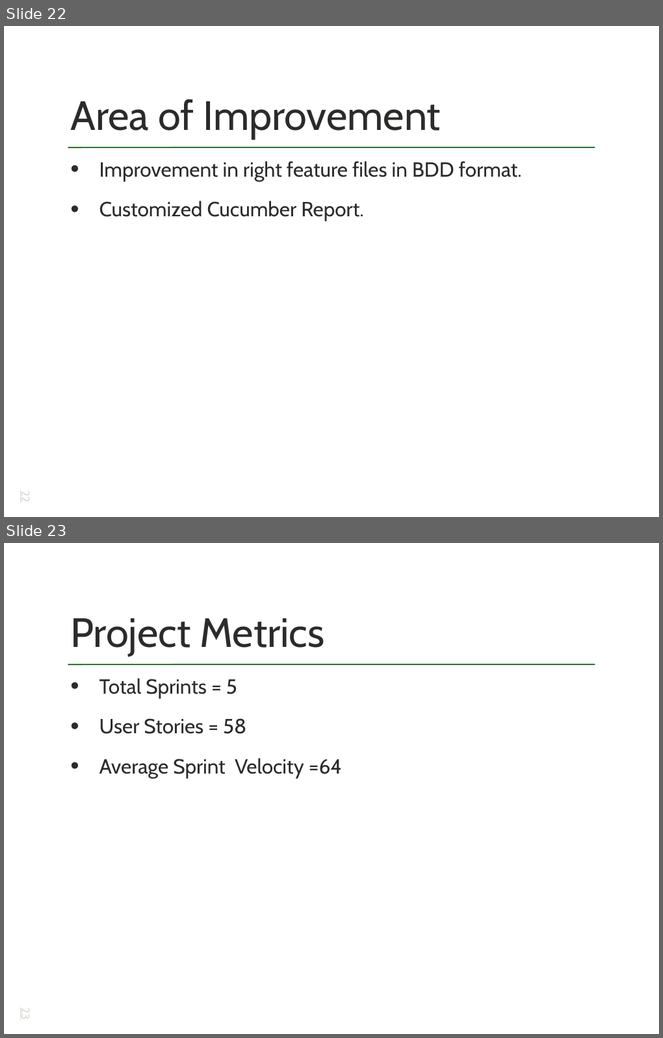
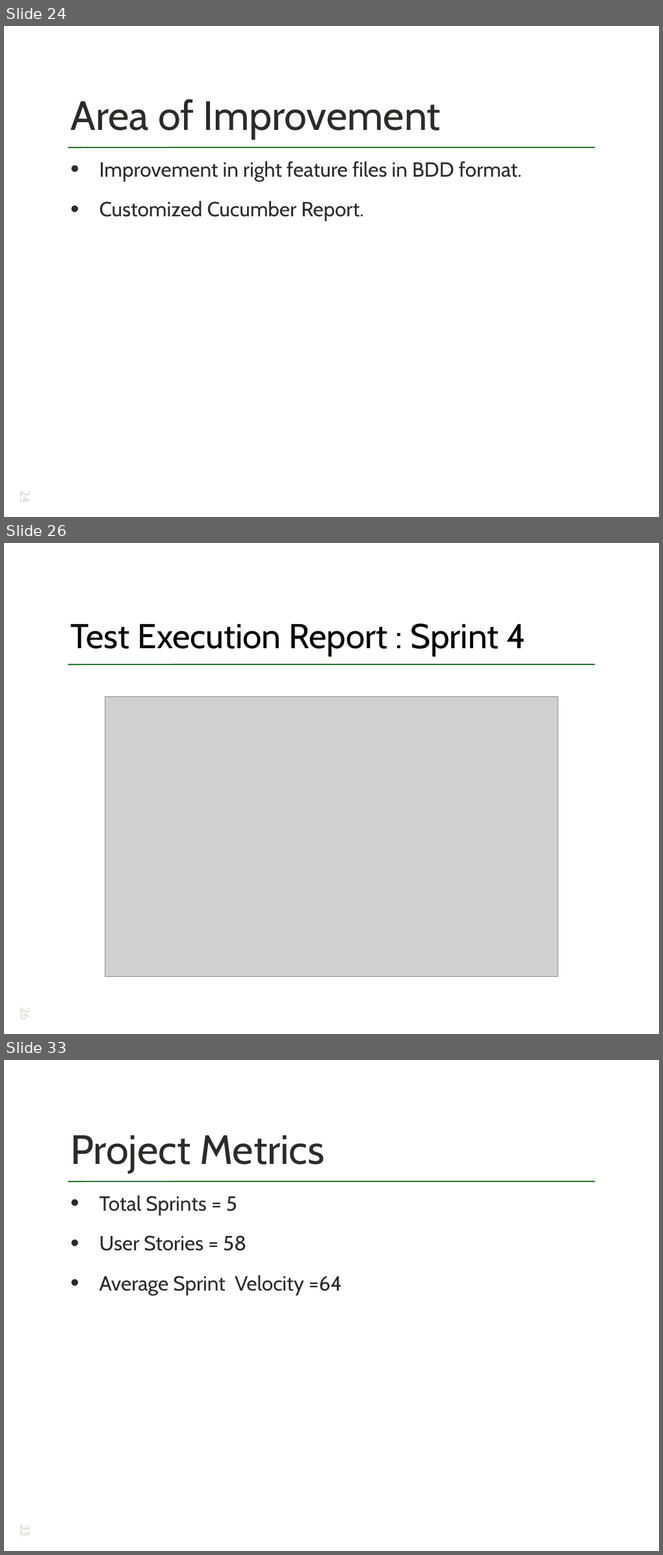
Before and after one commit to sunil311/EEJ1_Service_Platform, a slide deck: outsidewar/deliverables/EEteamJ1 Final Presentation.pptx. Shown one above the other, each under a label of ours: slides 22 and 23 before the commit, slides 24, 26 and 33 after it; the slides between them are not shown. The pictures are 663x1038 and 663x1555 pixels, drawn with LibreOffice and Linux fonts; fonts in the diff are those of the drawing; grey boxes stand for pictures. Boxes give left, top, right and bottom in pixels: in the first picture for what was removed or moved away, otherwise in the second. Text is boxed around its words. In the diff, an @@ line names an element or a change of style, - is before the commit and + after.

```diff
--- a/outsidewar/deliverables/EEteamJ1 Final Presentation.pptx
+++ b/outsidewar/deliverables/EEteamJ1 Final Presentation.pptx
@@ slide 26 added at bbox=[4, 543, 659, 1034], background #FFFFFF; not listed: 1 template element that a slide beside it also shows @@
@@ title added at bbox=[70, 624, 526, 656], 54 pt, text #000000 @@
+Test Execution Report : Sprint 4
@@ picture added at bbox=[105, 696, 558, 977] @@
@@ page number added at bbox=[18, 1008, 33, 1020], 18 pt, text #DAD8D3, underline @@
+26
@@ what was slide 22 is now slide 24 @@
@@ page number at bbox=[18, 491, 33, 503]: text changed @@
-22
+24
@@ what was slide 23 is now slide 33 @@
@@ page number at bbox=[18, 1525, 33, 1537]: text changed @@
-23
+33
```
Also in this commit, not shown: 2 slides changed, 9 other slides added.
